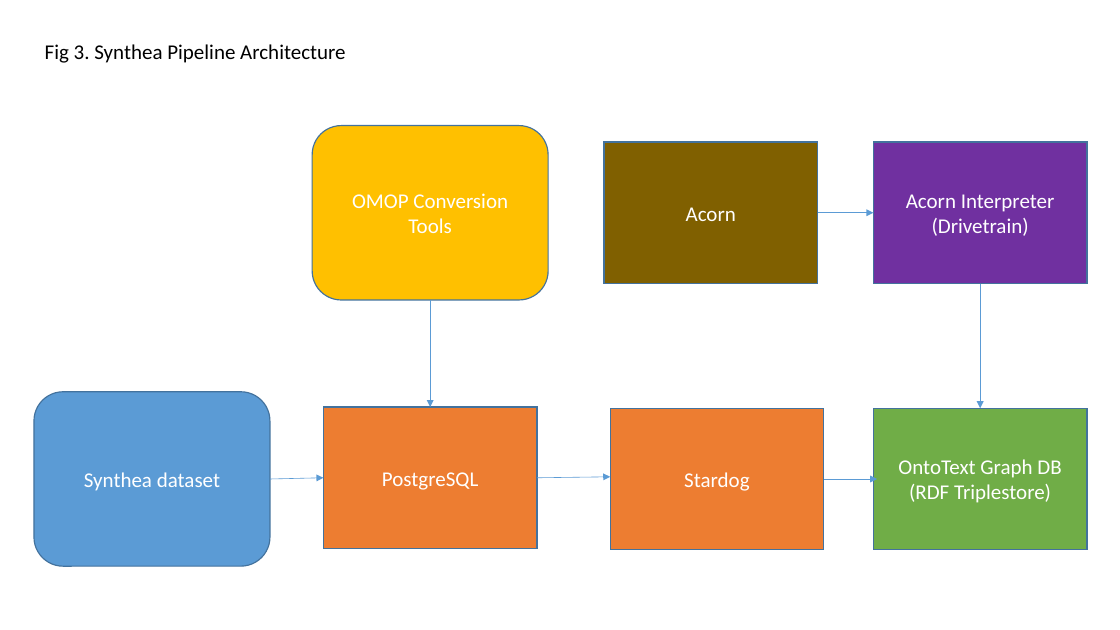
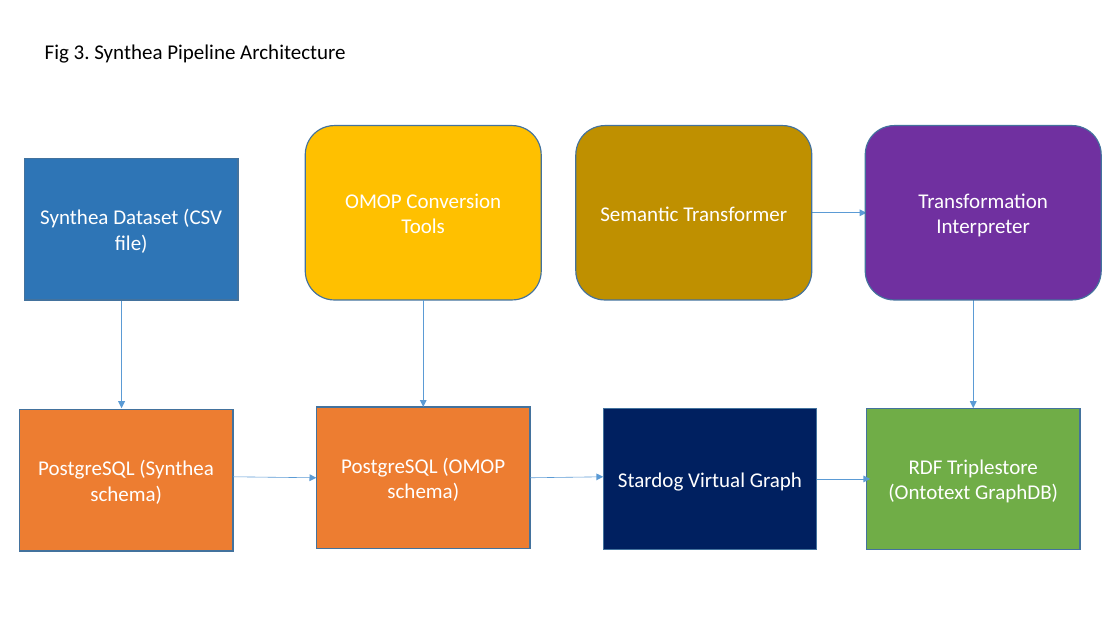
Before and after one commit to PennTURBO/semantic-engine, a slide deck: slide 3 of Acorn_diagrams.pptx. Drawn at 1120x630 pixels with LibreOffice and Linux fonts; fonts in the diff are those of the drawing. Boxes give left, top, right and bottom in pixels: in the first picture for what was removed or moved away, otherwise in the second. Text is boxed around its words. In the diff, an @@ line names an element or a change of style, - is before the commit and + after.

Commit message:
acorn diagrams

```diff
--- a/Acorn_diagrams.pptx
+++ b/Acorn_diagrams.pptx
@@ rounded rectangle "OMOP Conversion Tools": place and size @@
-rounded rectangle "OMOP Conversion Tools" at box(313, 126, 549, 301)
+rounded rectangle "OMOP Conversion Tools" at box(305, 126, 541, 301)
@@ rounded rectangle added at box(576, 126, 812, 301), fill #BF9000, outline #43739E 1 pt, 18 pt, text #FFFFFF @@
+Semantic Transformer
@@ rectangle removed at box(604, 142, 818, 284) @@
-Acorn
@@ rounded rectangle added at box(865, 126, 1102, 301), fill #7030A0, outline #43739E 1 pt, 18 pt, text #FFFFFF @@
+Transformation Interpreter
@@ rectangle removed at box(874, 142, 1087, 284) @@
-Acorn Interpreter (Drivetrain)
@@ rectangle added at box(24, 159, 238, 301), fill #2E75B6, outline #43739E 1 pt, 18 pt, text #FFFFFF @@
+Synthea Dataset (CSV file)
@@ arrow added from (122, 302) to (122, 408), #5B9BD5 0.5 pt @@
@@ rectangle added at box(19, 409, 233, 551), fill #ED7D31, outline #43739E 1 pt, 18 pt, text #FFFFFF @@
+PostgreSQL (Synthea schema)
@@ rounded rectangle removed at box(34, 392, 270, 566) @@
-Synthea dataset
@@ rectangle "Stardog Virtual Graph" at box(603, 408, 817, 550): fill #ED7D31 to #002060 @@
@@ 5 arrows, 3 rectangles: place and size @@
-5 arrows, 3 rectangles at box(323, 213, 1087, 550)
+5 arrows, 3 rectangles at box(317, 213, 1081, 550)
@@ arrow moved from (270, 479) - (323, 478) to (233, 477) - (317, 478) @@
@@ text in rectangle at box(341, 458, 505, 501): text changed @@
-PostgreSQL
+PostgreSQL (OMOP schema)
@@ text in rectangle at box(618, 472, 802, 491): text changed @@
-Stardog
+Stardog Virtual Graph
@@ text in rectangle at box(888, 459, 1058, 503): text changed @@
-OntoText Graph DB (RDF Triplestore)
+RDF Triplestore (Ontotext GraphDB)
```
Also in this commit, not shown: 4 other slides changed.
